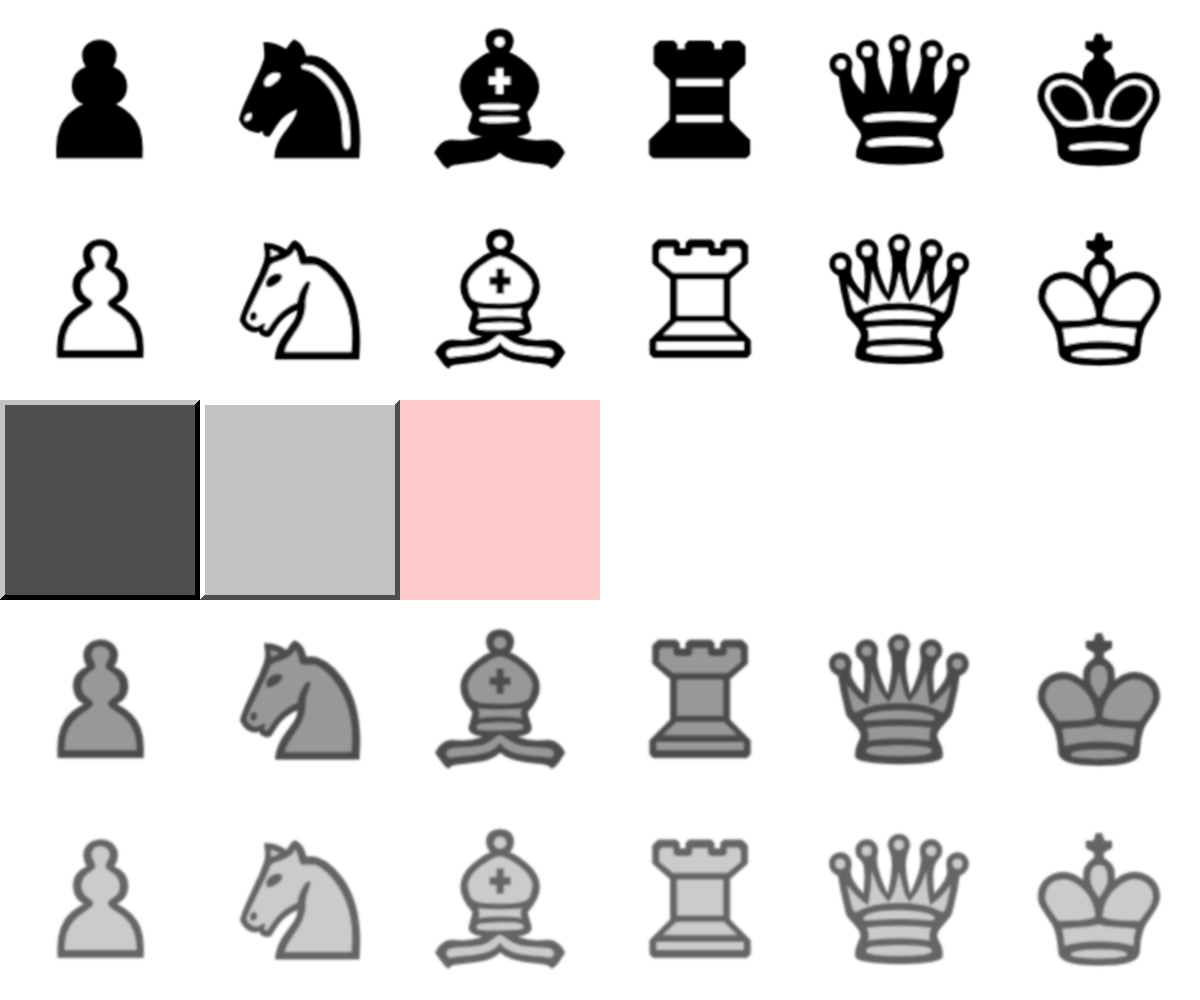
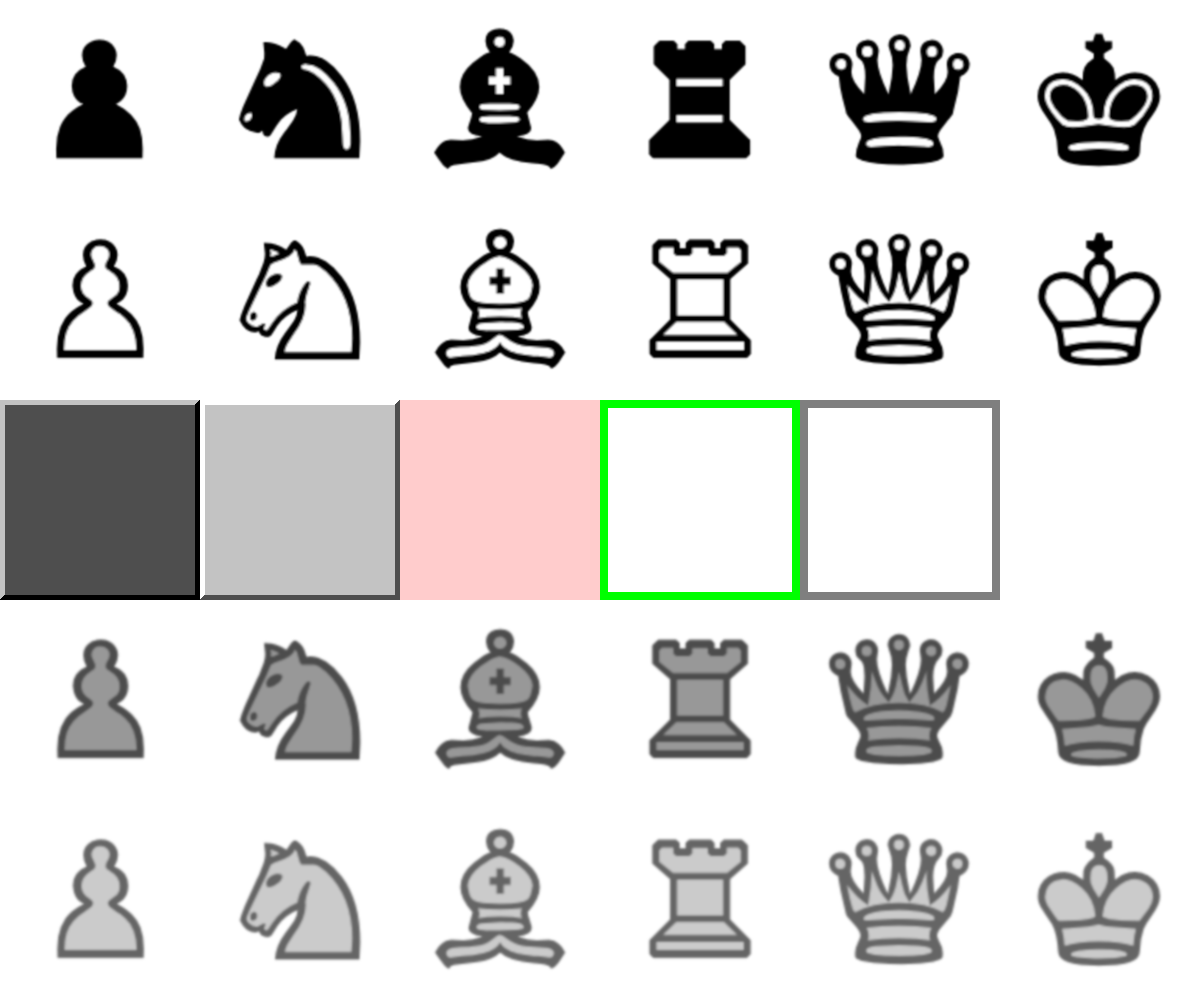
Revision of a layered (1200, 1000) image; what changed, layer by layer:
painted on "Background" over (600, 400, 1000, 600)
